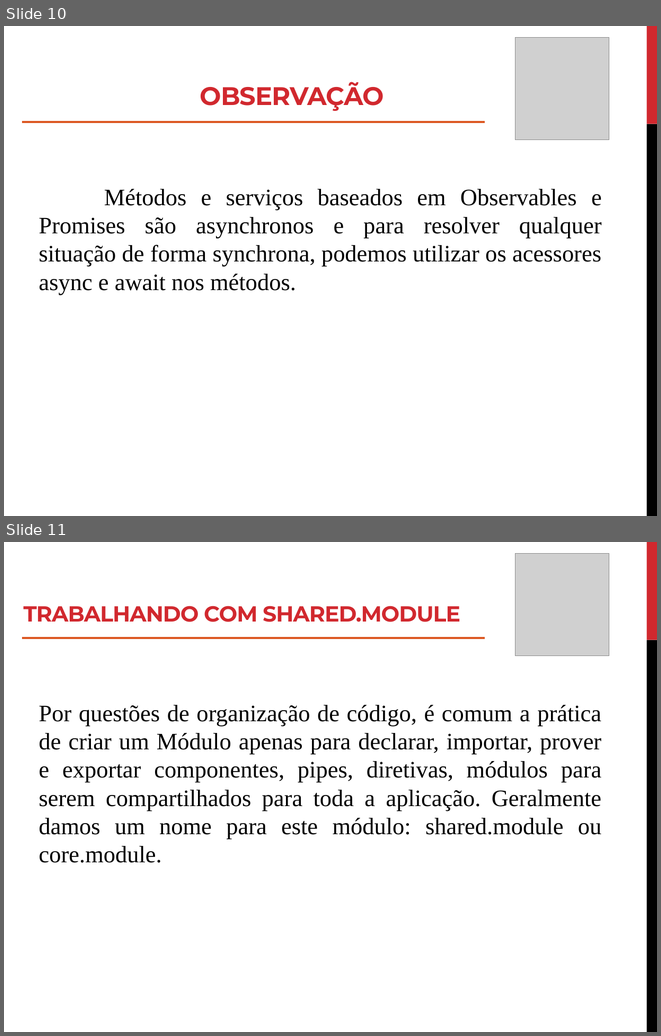
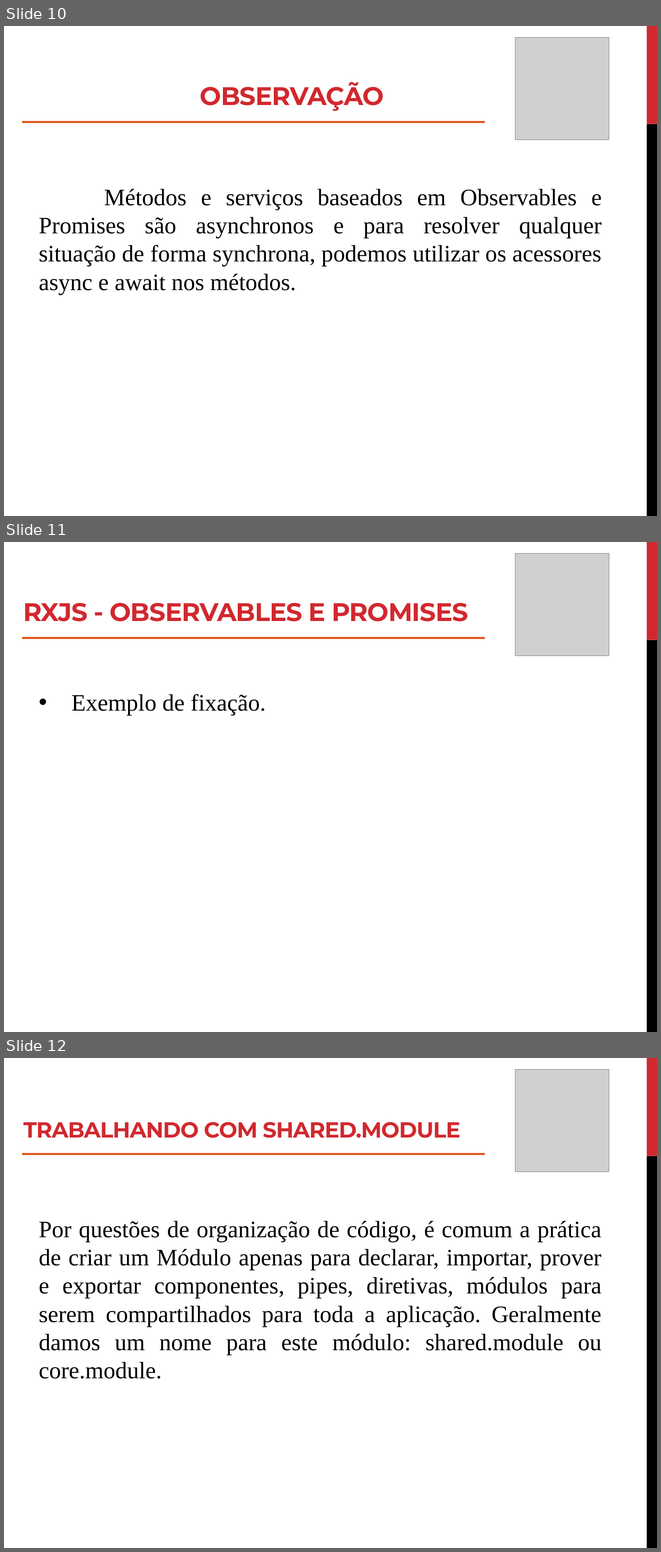
Before and after one commit to roney-amorim/workshop-angular, a slide deck: Módulo 2/Modulo 2.pptx. Shown one above the other, each under a label of ours: slides 10 and 11 before the commit, slides 10, 11 and 12 after it. The pictures are 661x1036 and 661x1552 pixels, drawn with LibreOffice and Linux fonts; fonts in the diff are those of the drawing; grey boxes stand for pictures. Boxes give left, top, right and bottom in pixels: in the first picture for what was removed or moved away, otherwise in the second. Text is boxed around its words. In the diff, an @@ line names an element or a change of style, - is before the commit and + after.

```diff
--- a/Módulo 2/Modulo 2.pptx
+++ b/Módulo 2/Modulo 2.pptx
@@ slide 11 added at box(4, 542, 657, 1032), background #FFFFFF; not listed: 2 template elements that a slide beside it also shows @@
@@ picture added at box(515, 554, 609, 656) @@
@@ title added at box(24, 603, 468, 622), 28 pt, text #D1282E, bold @@
+RXJS - OBSERVABLES E PROMISES
@@ line added from (22, 638) to (485, 638), #DC5924 2.25 pt @@
@@ text added at box(71, 694, 266, 715), 26 pt, text #000000 @@
+• Exemplo de fixação.
@@ what was slide 11 is now slide 12 @@
```
Also in this commit, not shown: 1 slide changed, 2 other files.
